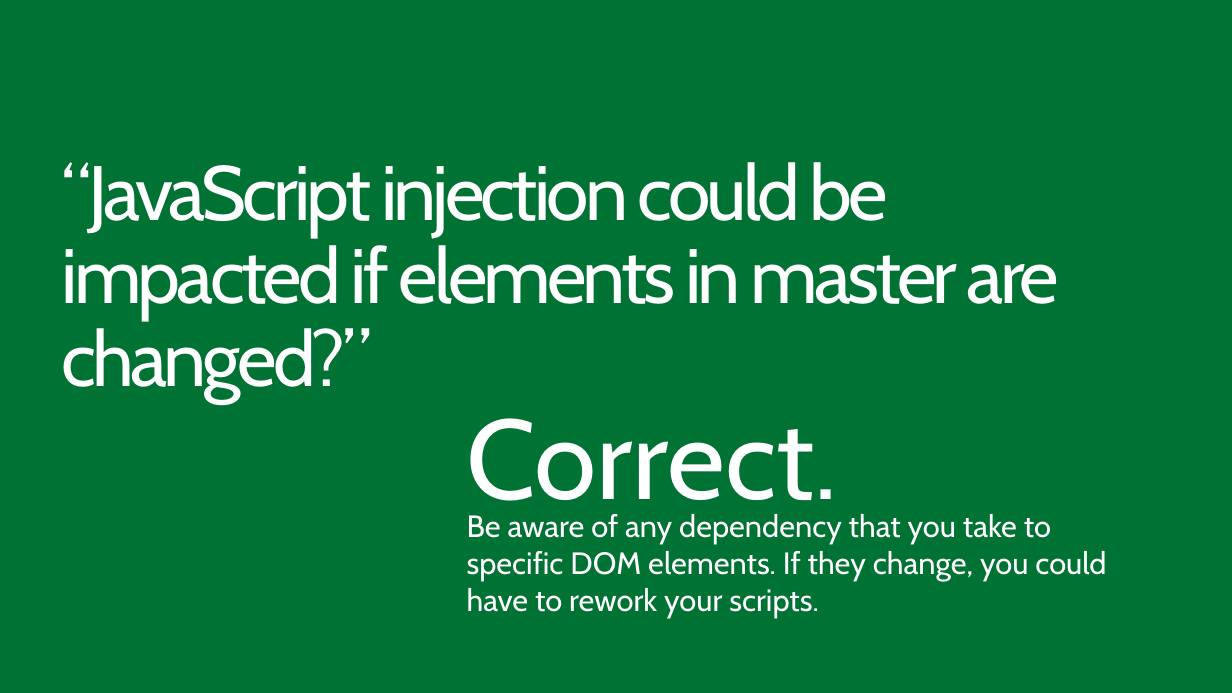
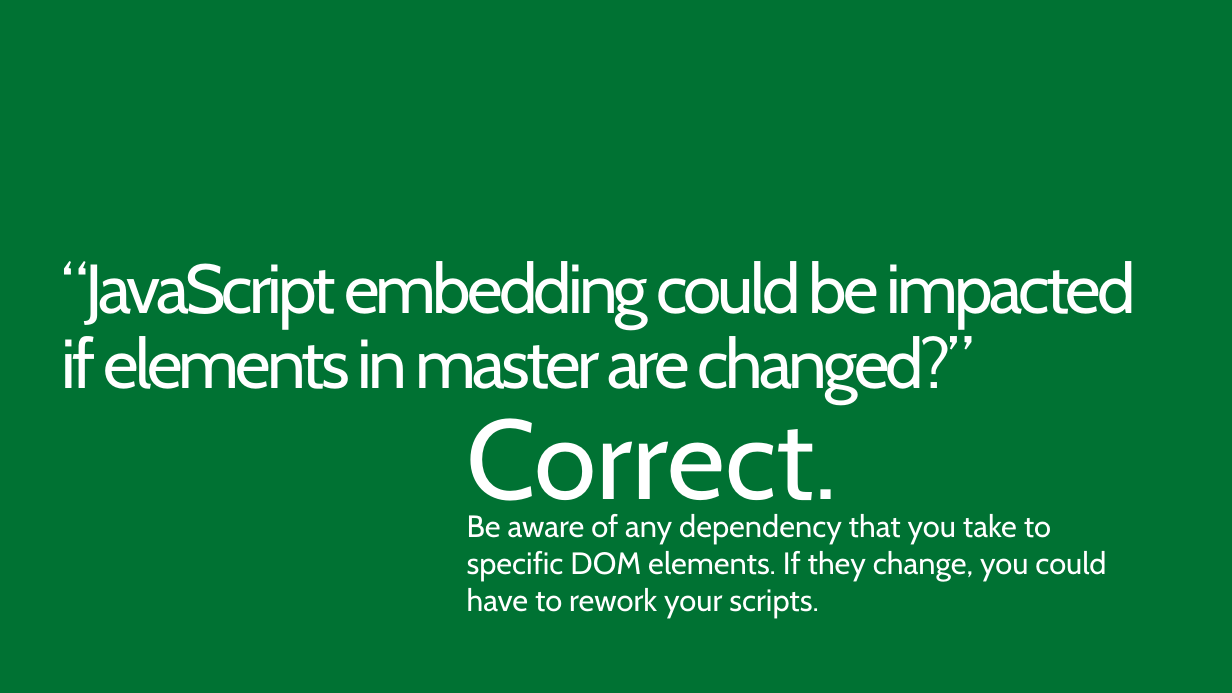
Before and after one commit to OfficeDev/TrainingContent, a slide deck: slide 9 of O3658/04 Building UX components with app model/4_UXComponents.pptx. Drawn at 1232x693 pixels with LibreOffice and Linux fonts; fonts in the diff are those of the drawing; background and template pictures are left out. Boxes give left, top, right and bottom in pixels: in the first picture for what was removed or moved away, otherwise in the second. Text is boxed around its words. In the diff, an @@ line names an element or a change of style, - is before the commit and + after.

Commit message:
Lab fixes, updates on decks and readme files on the JS embedding naming change

```diff
--- a/O3658/04 Building UX components with app model/4_UXComponents.pptx
+++ b/O3658/04 Building UX components with app model/4_UXComponents.pptx
@@ title at (x1=62, y1=261, x2=1136, y2=404): text changed; size 60 to 54 pt @@
-“JavaScript injection could be impacted if elements in master are changed?”
+“JavaScript embedding could be impacted if elements in master are changed?”
```
Also in this commit, not shown: 6 other slides changed, 4 other files.
